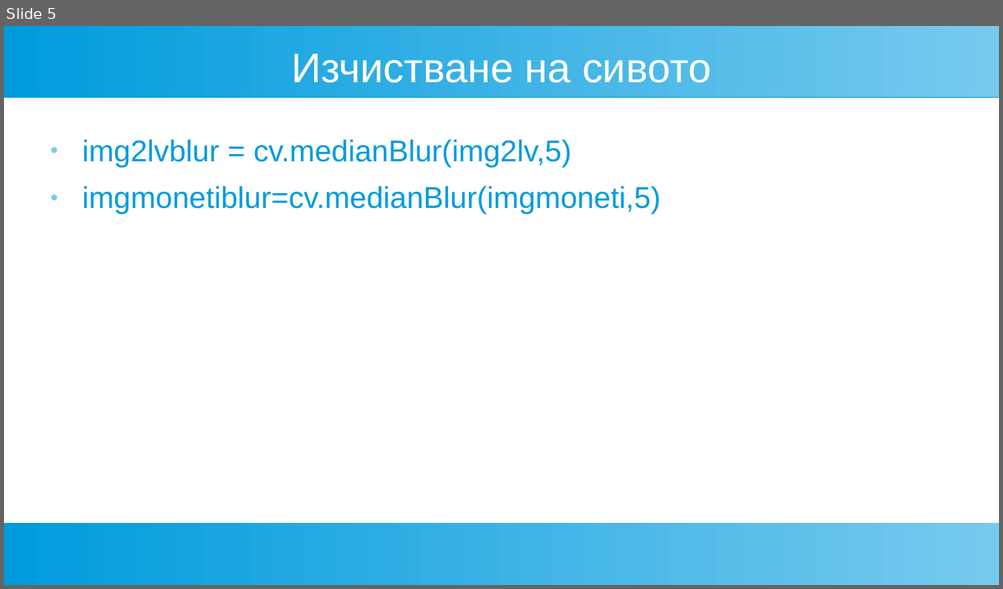
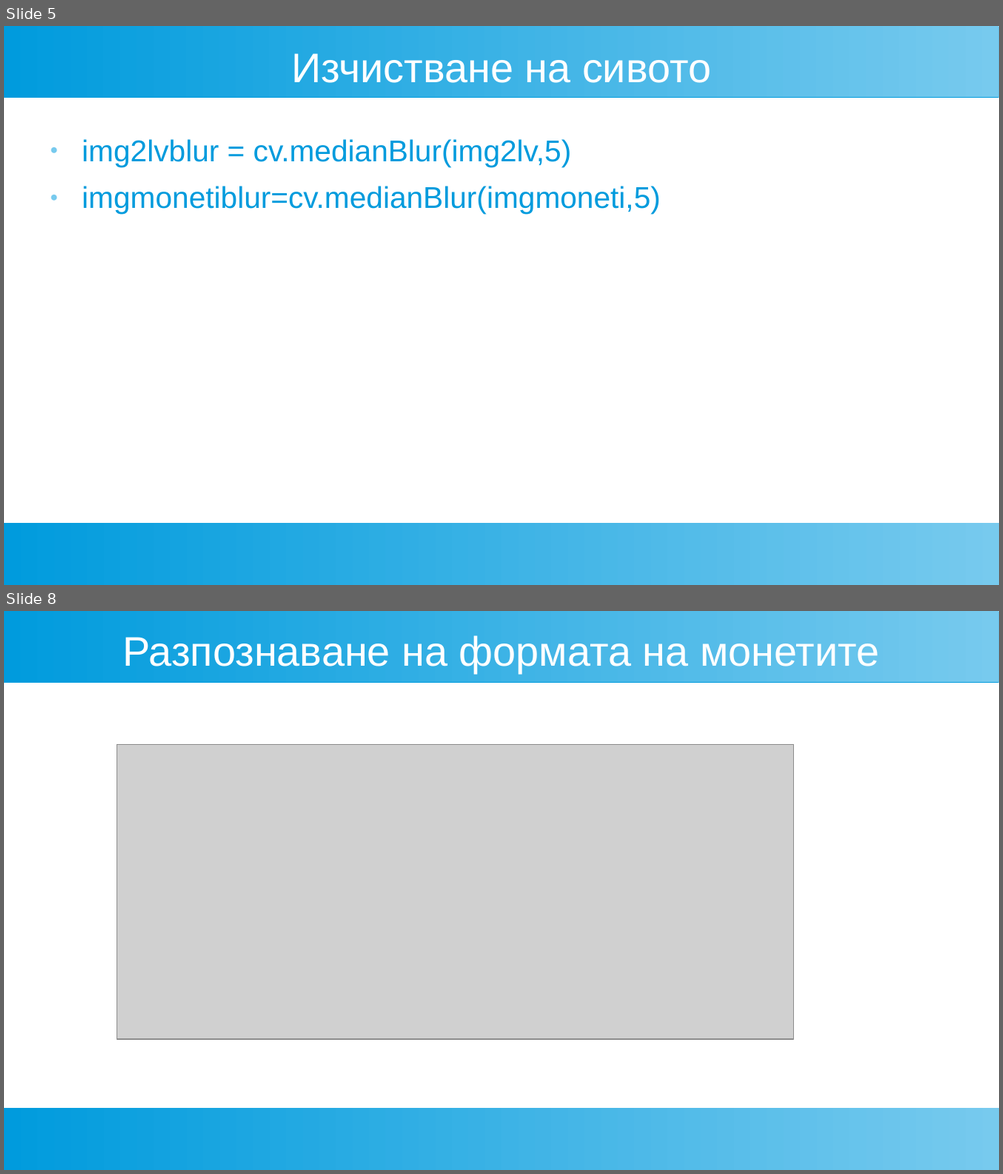
Before and after one commit to vrstanchev/TU-Projects, a slide deck: Semester1/ComputerVision/Moneti_614872.ppt. Shown one above the other, each under a label of ours: slide 5 before the commit, slides 5 and 8 after it; the slides between them are not shown. The pictures are 1003x589 and 1003x1174 pixels, drawn with LibreOffice and Linux fonts; fonts in the diff are those of the drawing; grey boxes stand for pictures. Boxes give left, top, right and bottom in pixels: in the first picture for what was removed or moved away, otherwise in the second. Text is boxed around its words. In the diff, an @@ line names an element or a change of style, - is before the commit and + after.

```diff
--- a/Semester1/ComputerVision/Moneti_614872.ppt
+++ b/Semester1/ComputerVision/Moneti_614872.ppt
@@ slide 8 added at <box>4,611,999,1170</box>, background #FFFFFF; not listed: 2 template elements that a slide beside it also shows @@
@@ title added at <box>122,635,879,673</box>, 33 pt, text #FFFFFF @@
+Разпознаване на формата на монетите
@@ picture added at <box>116,745,794,1039</box> @@
```
Also in this commit, not shown: 1 slide changed, 1 other slide added, 1 slide removed, 3 other files.
